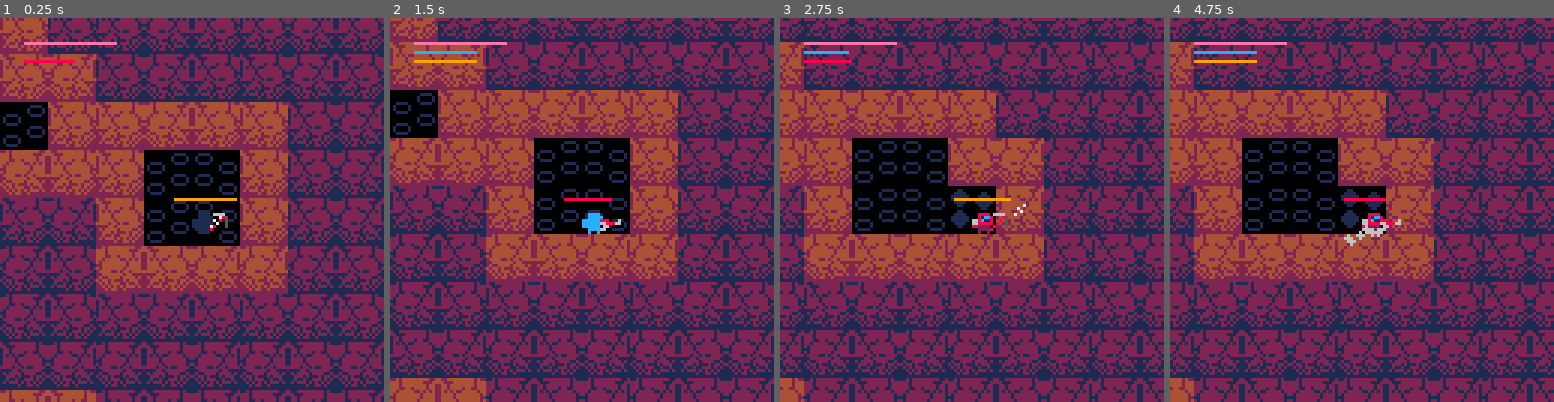
Above: before the commit, frames 1-4 (left to right).
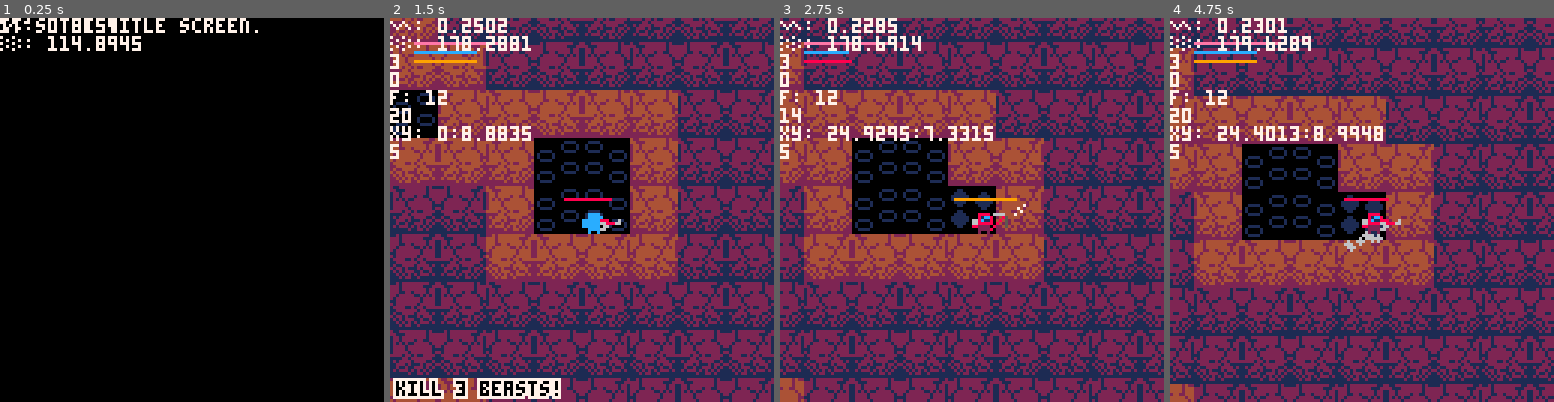
Above: after the commit, the same moments.

Repository: verdog/moon-miner
Game: PICO-8 cartridge miner.p8
Same seed, same stepped clock (60 frames per second), same inputs: the game is played once before the commit and once after it.
Inputs:
- Up to frame 1 (0.25 s): no input
- Up to frame 2 (1.5 s): tap X (X key) at 0.33, 1.07 s; tap O (Z key) at 0.7 s
- Up to frame 3 (2.75 s): hold Right 1.6-2.1 s; tap O (Z key) at 1.7, 2.1, 2.5 s; tap X (X key) at 1.85 s; hold Up 2.15-2.42 s; hold Right from 2.47 s (still down)
- Up to frame 4 (4.75 s): tap O (Z key) every 0.4 s from 2.9 to 4.5 s; tap X (X key) at 2.97, 4.08 s; release Right at 3.03 s; hold Left 3.08-3.58 s; hold Down 3.63-3.97 s; hold Right 4.02-4.68 s; hold Up from 4.73 s (still down)

The runs differ from the first frame. In frame 1, 94% of the frame differs, in the area x 0-100%, y 0-100%; in frame 2, 4.1%; in frame 3, 2.2%; in frame 4, 45%.

Commit message:
crude game loop

Diff:
--- a/miner.p8
+++ b/miner.p8
@@ -4,41 +4,77 @@
 -- main loops and debug
 function _init()
 	debug_init()
+	player = _player:new()
+end
+
+function start_level()
 	vfx_init()
-	player = _player:new()
 	enemies_init()
 	proj_init()
-	map_init()
+	map_init() -- generates enemies
+
+	player.x = 0
+	player.y = 0
+
+	_global.goal = flr(#enemies*.75)
+	_global.killed = 0
+
 	ui_init()
+
+	message("kill ".._global.goal.." beasts!")
 end
 
 function _update()
-	map_update()
-	proj_update()
-	if _global.state != "dead" then
-		player:update()
-	end
-	enemies_update()
-	vfx_update()
-
-	camera(player.x-64+shake.x,player.y-64+shake.y)
-	_global.cam.x = peek2(0x5f28)
-	_global.cam.y = peek2(0x5f2a)
-
-	ui_update(player)
+	debug(_global.goal)
+	debug(_global.killed)
+	if _global.state == "play" or _global.state == "dead" then
+		map_update()
+		proj_update()
+		if _global.state != "dead" then
+			player:update()
+		end
+		enemies_update()
+		vfx_update()
+	end
+
+	if _global.state == "play" or _global.state == "dead" then
+		camera(player.x-64+shake.x,player.y-64+shake.y)
+		_global.cam.x = peek2(0x5f28)
+		_global.cam.y = peek2(0x5f2a)
+	end
+
+	if _global.state == "title" then
+		title_update()
+	end
+
+	if _global.state == "play" or _global.state == "dead" then
+		ui_update(player)
+	end
+
+	if _global.state == "play" then
+		if _global.killed == _global.goal then
+			start_level()
+		end
+	end
 end
 
 function _draw()
-	cls(0)
-	map_draw(player.x,player.y)
-	proj_draw()
-	vfx_draw(-1)
-	if _global.state != "dead" then
-		player:draw()
-	end
-	enemies_draw()
-	vfx_draw(1)
-	ui_draw(player)
+	cls()
+	if _global.state == "play" or _global.state == "dead" then
+		map_draw(player.x,player.y)
+		proj_draw()
+		vfx_draw(-1)
+		if _global.state != "dead" then
+			player:draw()
+		end
+		enemies_draw()
+		vfx_draw(1)
+		ui_draw(player)
+	end
+
+	if _global.state == "title" then
+		title_draw()
+	end
 
 	debug_draw()
 	debug_clear()
@@ -61,7 +97,7 @@
 function debug_draw()
 	local cam = _global.cam
 	for i=1,#debug_table do
-		--print(debug_table[i],cam.x,cam.y+6*i-6,7)
+		print(debug_table[i],cam.x,cam.y+6*i-6,7)
 	end
 end
 
@@ -76,7 +112,7 @@
 _global = {
 	gravity = 0.2,
 	cam = {x=0,y=0},
-	state = "play"
+	state = "title"
 }
 
 _actor = {
@@ -291,7 +327,7 @@
 	end
 
 	self.pickaxecharge += 1
-	if self.pickaxecharge%2 == 0 and self.pickaxecharge > 50 then
+	if self.pickaxecharge%2 == 0 and self.pickaxecharge > 20 then
 		self.pickaxe = min(self.pickaxe+1,self.pickmax)
 	end
 
@@ -756,6 +792,17 @@
 		)
 	end
 
+end
+
+function title_update()
+	if btnp(❎) then
+		_global.state = "play"
+		start_level()
+	end
+end
+
+function title_draw()
+	print("it's the title screen.",0,0)
 end
 -->8
 -- fx
@@ -941,6 +988,8 @@
 	vfx_p_death(self.x+8,self.y+8,.5+rnd(1),15+rnd(12),8,6)
 	vfx_shake(8)
 	message("killed a snout.")
+	_global.killed += 1
+	message(_global.goal - _global.killed.." to go.")
 
 	if rnd(3) < 1 then
 		add(healths, _health:new({
@@ -1253,13 +1302,13 @@
 00000000000000000000000000000000000000000000000000000000000000000000000000000000000000000000000000000000000000000000000000000000
 00000000000000000000000000000000000000000000000000000000000000000000000000000000000000000000000000000000000000000000000000000000
 00000000000000004224444444442422888888888888888900000000000000000000000000000000000000000000000000000000000000000000000000000000
-00011000000000004422244444442444888888888899899900000000000000000000000000000000000000000000000000000000000000000000000000000000
-00111100000110002442444444442444888888899988988900000000000000000000000000000000000000000000000000000000000000000000000000000000
-01111110001111002442444424422444888988988888888900000000000000000000000000000000000000000000000000000000000000000000000000000000
-01111110011111102424242244444244898899888888888900000000000000000000000000000000000000000000000000000000000000000000000000000000
-00111100011111102444424444444424988888888888888900000110000000000000000000000000000000000000000000000000000000000000000000000000
-00011000001111002444424444444422888888888888888900000100010000000000000000000000000000000000000000000000000000000000000000000000
-00000000000110002444442444444424888888888899889800000001100000000000000000000000000000000000000000000000000000000000000000000000
+00011000000000004422244444442444888888888899899900000000000000000888888000000000000000000000000000000000000000000000000000000000
+00111100000110002442444444442444888888899988988900000000000000000888888000000000000000000000000000000000000000000000000000000000
+01111110001111002442444424422444888988988888888900000000000000000008800000000000000000000000000000000000000000000000000000000000
+01111110011111102424242244444244898899888888888900000000000000000008800000000000000000000000000000000000000000000000000000000000
+00111100011111102444424444444424988888888888888900000110000000000008800000000000000000000000000000000000000000000000000000000000
+00011000001111002444424444444422888888888888888900000100010000000008800000000000000000000000000000000000000000000000000000000000
+00000000000110002444442444444424888888888899889800000001100000000008800000000000000000000000000000000000000000000000000000000000
 00011000000000004444244242244442888888888988998900000001100000000000000000000000000000000000000000000000000000000000000000000000
 00111100000110002222442444444422889999999888888900000010001000000000000000000000000000000000000000000000000000000000000000000000
 01111110001111002424444244442242899888888888888900000000011000000000000000000000000000000000000000000000000000000000000000000000
Not shown, changed: todo.md
